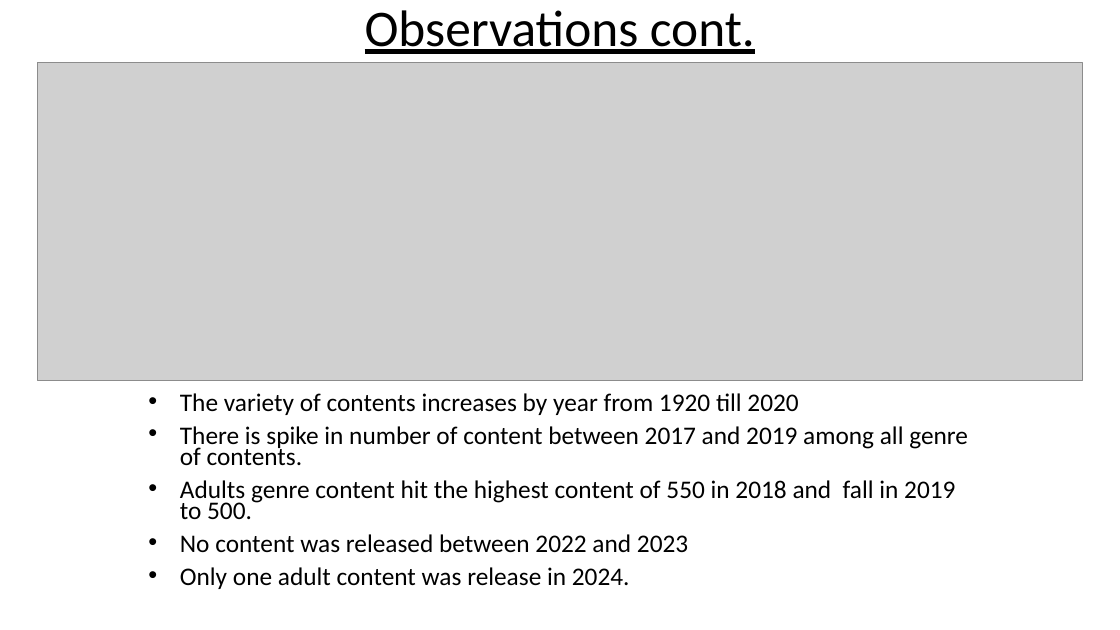
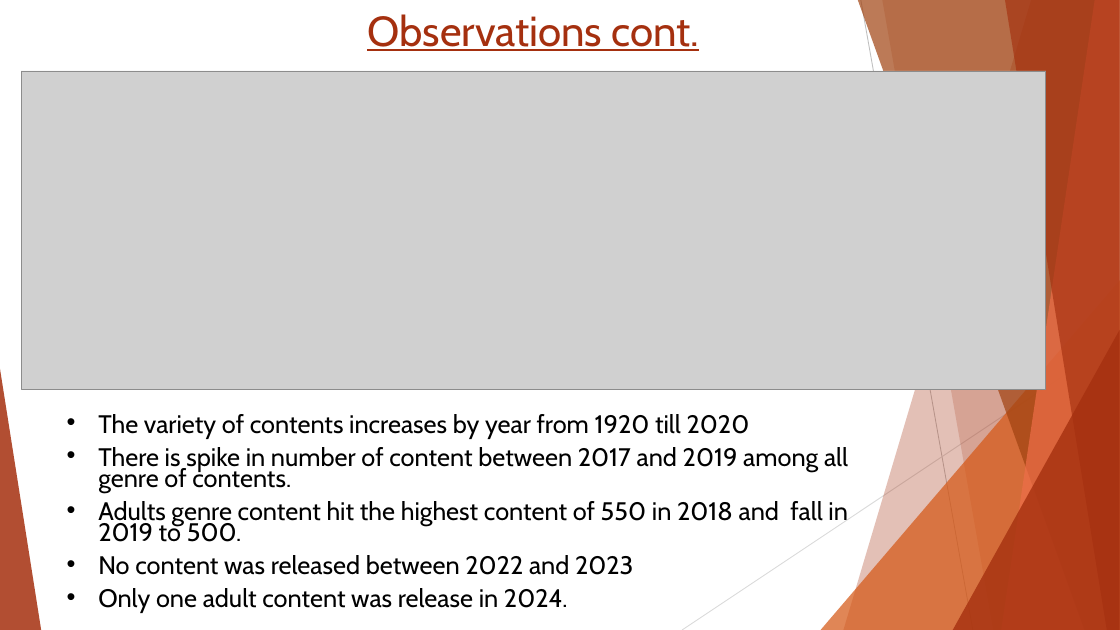
Before and after one commit to fanthony16/DataAnalysisNetFlix, a slide deck: slide 7 of NetFlix_TAIWO_OLUWAFEMI.pptx. Drawn at 1120x630 pixels with LibreOffice and Linux fonts; fonts in the diff are those of the drawing; grey boxes stand for pictures. Boxes give left, top, right and bottom in pixels: in the first picture for what was removed or moved away, otherwise in the second. Text is boxed around its words. In the diff, an @@ line names an element or a change of style, - is before the commit and + after.

```diff
--- a/NetFlix_TAIWO_OLUWAFEMI.pptx
+++ b/NetFlix_TAIWO_OLUWAFEMI.pptx
@@ text "Observations cont." at <box>367,14,700,51</box>: size 44 to 36 pt, font Calibri to Cabin, text colour #000000 to #A5300F; line spacing 0.8 to 1; vertical alignment middle to top @@
@@ picture: place and size @@
-picture at <box>38,63,1083,381</box>
+picture at <box>21,71,1046,390</box>
@@ group added at <box>0,0,1120,630</box>: 5 freeform shapes, 3 triangles, 2 lines @@
@@ text "The variety of contents increases ...": place and size @@
-text "The variety of contents increases ..." at <box>180,393,968,589</box>
+text "The variety of contents increases ..." at <box>98,414,848,613</box>
@@ text "The variety of contents increases ..." at <box>98,414,848,613</box>: font Calibri to Cabin @@
```
Also in this commit, not shown: 12 other slides changed.
